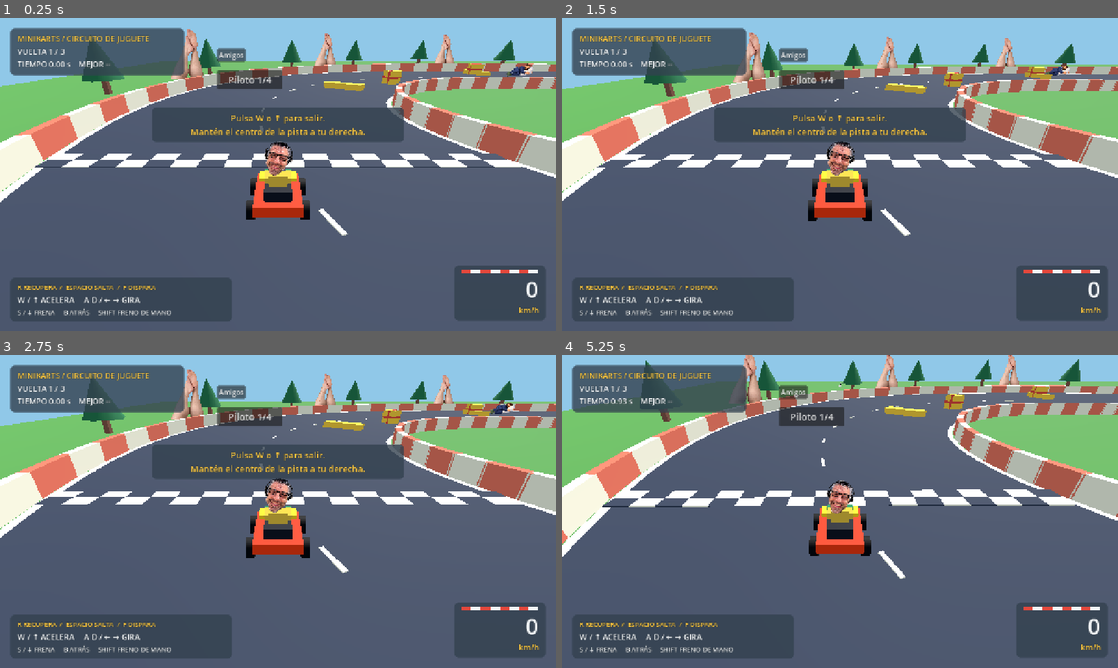
Above: before the commit, frames 1-4 (two rows, left to right).
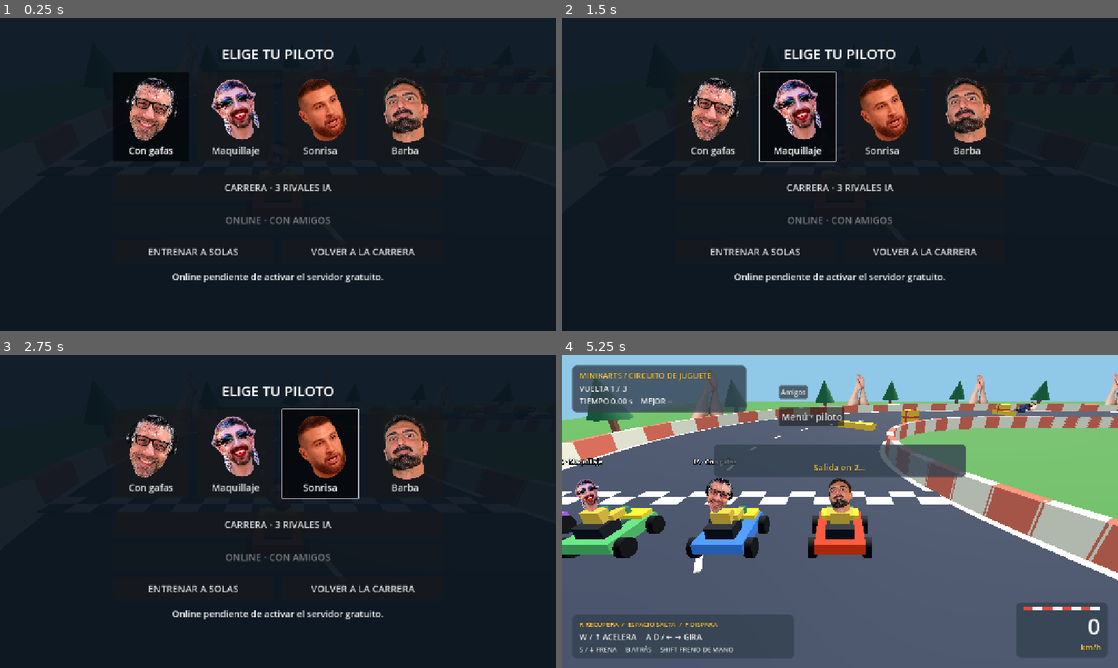
Above: after the commit, the same moments.

Repository: largomaniamlg-lab/minikarts
Game: Godot game, scene res://scenes/main.tscn
Two runs of this game, one before a commit and one after it. Both use one fixed random seed, a clock stepped at 60 frames per second and the inputs below.
Inputs (mouse positions are in pixels of both pictures, inside the frame that each line leads up to):
- Up to frame 1 (0.25 s): no input
- Up to frame 2 (1.5 s): click (712, 118) at 0.5 s, where only the run after the commit has a clickable "Con gafas"; click (795, 118) at 1.25 s, where only the run after the commit has a clickable "Maquillaje"
- Up to frame 3 (2.75 s): click (322, 455) at 2 s, where only the run after the commit has a clickable "Sonrisa"
- Up to frame 4 (5.25 s): click (967, 455) at 2.75 s, where only the run after the commit has a clickable "Barba"; click (840, 524) at 3.5 s, where only the run after the commit has a clickable "CARRERA · 3 RIVALES IA"; tap W (accelerate) at 4.25 s; move the mouse to (962, 495) at 4.27 s; hold D (steer_right) 4.28-5 s; hold F (shoot) 4.28-5 s; click (962, 495) at 4.42 s; tap Space (jump) at 4.52, 4.55, 4.82 s; drag from (728, 527) to (812, 574) at 5.02 s

The runs differ from the first frame. In frame 1, 99% of the frame differs, in the area x 0-100%, y 0-100%; in frame 2, 99%; in frame 3, 99%; in frame 4, 37%.

Commit message:
Añadir selector visual y carreras offline contra tres bots

Diff:
--- /dev/null
+++ b/godot/scripts/bot_driver.gd
@@ -0,0 +1,44 @@
+extends Node
+
+var kart: CharacterBody3D
+var track: Node3D
+var slot := 0
+var stuck_time := 0.0
+var recovery_count := 0
+var jump_cooldown := 0.0
+
+func _physics_process(delta: float) -> void:
+	if not is_instance_valid(kart) or not kart.enabled:
+		return
+	jump_cooldown = maxf(0.0, jump_cooldown - delta)
+	var angle := atan2(kart.position.z, kart.position.x)
+	var lane := float(slot) * 1.0
+	var target: Vector3 = track.track_point(angle + 0.25, 30.0 + lane, kart.position.y)
+	var desired := (target - kart.position).normalized()
+	var forward := -kart.global_basis.z
+	var error := atan2(forward.cross(desired).y, forward.dot(desired))
+	var limit := 12.0 + float(slot) * 0.6
+	var input := {"accelerate": 1.0 if kart.speed < limit else 0.0, "brake": 1.0 if kart.speed > limit + 0.5 else 0.0,
+		"steer_right": maxf(0.0, -error * 3.5), "steer_left": maxf(0.0, error * 3.5), "jump": 0.0, "shoot": 0.0}
+	input.steer_right = minf(input.steer_right, 1.0)
+	input.steer_left = minf(input.steer_left, 1.0)
+	var query := PhysicsRayQueryParameters3D.create(kart.global_position, kart.global_position + forward * 9.0)
+	query.exclude = [kart.get_rid()]
+	var collision := kart.get_world_3d().direct_space_state.intersect_ray(query)
+	if not collision.is_empty():
+		var body: Object = collision.collider
+		var distance: float = kart.global_position.distance_to(collision.position)
+		input.shoot = 1.0 if body.is_in_group("destructible") or body.has_method("receive_hit") else 0.0
+		if body.is_in_group("obstacles") and distance < 4.5 and jump_cooldown <= 0 and kart.is_on_floor():
+			input.jump = 1.0
+			jump_cooldown = 0.7
+	kart.controls = input
+	stuck_time = stuck_time + delta if absf(kart.speed) < 1.0 and kart.hit_time <= 0 else 0.0
+	if stuck_time > 3.0 or kart.position.y < -4.0:
+		var shield: float = kart.protection_time
+		var stun: float = kart.hit_time
+		kart.reset_to(kart.spawn_transform)
+		kart.protection_time = shield
+		kart.hit_time = stun
+		recovery_count += 1
+		stuck_time = 0.0
--- a/godot/scripts/game.gd
+++ b/godot/scripts/game.gd
@@ -13,6 +13,8 @@
 var initial_transform: Transform3D
 var hud: CanvasLayer
 var prev_z: float = -3.0
+var race_menu: CanvasLayer
+var offline_race: Node
 
 func _ready() -> void:
 	if Network.server_mode:
@@ -35,8 +37,47 @@
 	add_child(world)
 	hud = preload("res://scripts/hud.gd").new()
 	add_child(hud)
+	race_menu = preload("res://scripts/race_menu.gd").new()
+	race_menu.game = self
+	add_child(race_menu)
+	call_deferred("startup_menu")
+
+func startup_menu() -> void:
+	if get_tree().current_scene == self or OS.has_feature("web") or "--race-menu" in OS.get_cmdline_user_args():
+		race_menu.open()
+
+func start_offline() -> void:
+	if not is_instance_valid(offline_race):
+		offline_race = preload("res://scripts/offline_race.gd").new()
+		offline_race.game = self
+		add_child(offline_race)
+	else:
+		offline_race.reset()
+	race_menu.resume()
+
+func clear_offline() -> void:
+	if is_instance_valid(offline_race):
+		offline_race.dispose()
+		offline_race = null
+
+func start_solo() -> void:
+	clear_offline()
+	reset_race()
+	race_menu.resume()
+
+func prepare_online() -> void:
+	clear_offline()
+	reset_race()
+	race_menu.hide()
+	hud.show()
+	kart.enabled = false
+	kart.set_physics_process(true)
+	$Track/NeutralSleeper.set_physics_process(true)
 
 func reset_race() -> void:
+	if is_instance_valid(offline_race):
+		offline_race.reset()
+		return
 	for projectile in get_tree().get_nodes_in_group("projectiles"):
 		projectile.queue_free()
 	$Track.call("reset_obstacles")
@@ -63,6 +104,11 @@
 func _process(delta: float) -> void:
 	if Network.playing:
 		Network.update_game(self, delta)
+		return
+	if race_menu.visible:
+		return
+	if is_instance_valid(offline_race):
+		offline_race.update(delta)
 		return
 	if Input.is_action_just_pressed("restart_race"):
 		reset_race()
--- a/godot/scripts/network.gd
+++ b/godot/scripts/network.gd
@@ -426,22 +426,30 @@
 	toggle.pressed.connect(func():
 		menu.get_node("Panel").visible = not menu.get_node("Panel").visible
 		if not playing and is_instance_valid(get_tree().current_scene):
-			get_tree().current_scene.kart.enabled = not menu.get_node("Panel").visible
+			var game = get_tree().current_scene
+			if menu.get_node("Panel").visible and game.has_method("prepare_online"):
+				game.prepare_online()
+			else:
+				game.kart.enabled = not menu.get_node("Panel").visible
 	)
 	menu.add_child(toggle)
 	if "--solo-preview" in OS.get_cmdline_user_args():
 		toggle.hide()
 	driver_button = Button.new()
 	driver_button.position = Vector2(500, 120)
-	driver_button.text = "Piloto %d/4" % (selected_driver + 1)
+	driver_button.text = "Menú · piloto"
 	driver_button.custom_minimum_size = Vector2(150, 44)
 	driver_button.add_theme_font_size_override("font_size", 22)
 	driver_button.pressed.connect(func():
 		if playing:
 			return
+		if is_instance_valid(get_tree().current_scene) and get_tree().current_scene.get("race_menu") != null:
+			get_tree().current_scene.race_menu.open()
+			return
 		selected_driver = (selected_driver + 1) % 4
-		driver_button.text = "Piloto %d/4" % (selected_driver + 1)
-		get_tree().current_scene.kart.get_node("Driver").set_face(selected_driver)
+		driver_button.text = "Menú · piloto"
+		if is_instance_valid(get_tree().current_scene):
+			get_tree().current_scene.kart.get_node("Driver").set_face(selected_driver)
 	)
 	menu.add_child(driver_button)
 	var panel := PanelContainer.new()
@@ -523,8 +531,8 @@
 		info.text = "No se pudo conectar."
 		socket = null
 		return
-	info.text = "Conectando…"
-	var deadline := clock + 10.0
+	info.text = "Conectando… El servidor gratuito puede tardar en despertar."
+	var deadline := clock + 60.0
 	while socket != null and socket.get_ready_state() == WebSocketPeer.STATE_CONNECTING and clock < deadline:
 		await get_tree().process_frame
 	if socket != null and socket.get_ready_state() == WebSocketPeer.STATE_OPEN:
@@ -563,6 +571,7 @@
 	room_code = ""
 	player_id = 0
 	driver_button.disabled = false
+	menu.get_node("Panel").hide()
 	remote_karts.clear()
 	remote_shots.clear()
 	get_tree().reload_current_scene()
--- /dev/null
+++ b/godot/scripts/offline_race.gd
@@ -0,0 +1,169 @@
+extends Node
+
+const BotDriver = preload("res://scripts/bot_driver.gd")
+const NAMES := ["Con gafas", "Maquillaje", "Sonrisa", "Barba"]
+var game: Node3D
+var racers: Array = []
+var bots: Array = []
+var phase := "countdown"
+var timer := 3.0
+var elapsed := 0.0
+var first_finish := -1.0
+var results: Array = []
+var paused := false
+
+func _ready() -> void:
+	racers.append({"kart": game.kart, "name": "Tú", "lap": 0, "checkpoint": 0, "prev_z": -3.0, "finished": false})
+	for index in range(3):
+		var kart = preload("res://scenes/kart.tscn").instantiate()
+		kart.network_controlled = true
+		kart.kart_color = [Color("397cdc"), Color("51ba66"), Color("b464d5")][index]
+		game.add_child(kart)
+		kart._camera.queue_free()
+		var driver_id: int = (Network.selected_driver + index + 1) % 4
+		kart.get_node("Driver").set_face(driver_id)
+		var label := Label3D.new()
+		label.name = "BotName"
+		label.text = "IA · " + NAMES[driver_id]
+		label.position.y = 1.95
+		label.billboard = BaseMaterial3D.BILLBOARD_ENABLED
+		kart.add_child(label)
+		var bot := BotDriver.new()
+		bot.kart = kart
+		bot.track = game.get_node("Track")
+		bot.slot = index
+		add_child(bot)
+		bots.append(bot)
+		racers.append({"kart": kart, "name": label.text, "lap": 0, "checkpoint": 0, "prev_z": -3.0, "finished": false})
+	game.kart._camera.current = true
+	reset()
+
+func reset() -> void:
+	phase = "countdown"
+	timer = 3.0
+	elapsed = 0.0
+	first_finish = -1.0
+	paused = false
+	results.clear()
+	game.get_node("Track/NeutralSleeper").set_physics_process(true)
+	game.get_node("Track").reset_obstacles()
+	for child in game.get_children():
+		if child.is_in_group("projectiles"):
+			child.queue_free()
+	for index in range(racers.size()):
+		var racer: Dictionary = racers[index]
+		var spawn := Transform3D(Basis(Vector3.UP, PI), Vector3(25 + 3 * index, 0.7, -3))
+		racer.kart.reset_to(spawn)
+		racer.kart.spawn_transform = spawn
+		racer.kart.enabled = false
+		racer.kart.set_physics_process(true)
+		racer.kart.controls = {}
+		racer.lap = 0
+		racer.checkpoint = 0
+		racer.prev_z = -3.0
+		racer.finished = false
+		if index > 0:
+			var driver_id: int = (Network.selected_driver + index) % 4
+			racer.kart.get_node("Driver").set_face(driver_id)
+			racer.name = "IA · " + NAMES[driver_id]
+			racer.kart.get_node("BotName").text = racer.name
+	for bot in bots:
+		bot.stuck_time = 0.0
+		bot.jump_cooldown = 0.0
+	game.kart.get_node("Driver").set_face(Network.selected_driver)
+
+func pause_race(value: bool) -> void:
+	paused = value
+	for racer in racers:
+		racer.kart.enabled = not paused and phase == "racing" and not racer.finished
+		racer.kart.set_physics_process(not paused)
+	game.get_node("Track/NeutralSleeper").set_physics_process(not paused)
+
+func dispose() -> void:
+	for index in range(1, racers.size()):
+		racers[index].kart.queue_free()
+	game.kart.set_physics_process(true)
+	game.get_node("Track/NeutralSleeper").set_physics_process(true)
+	queue_free()
+
+func update(delta: float) -> void:
+	if paused:
+		return
+	if Input.is_action_just_pressed("restart_race"):
+		reset()
+	if Input.is_action_just_pressed("reset") and not racers[0].finished:
+		var shield: float = game.kart.protection_time
+		var stun: float = game.kart.hit_time
+		game.kart.reset_to(game.kart.spawn_transform)
+		game.kart.protection_time = shield
+		game.kart.hit_time = stun
+	if phase == "countdown":
+		timer -= delta
+		if timer <= 0:
+			phase = "racing"
+			for racer in racers:
+				racer.kart.enabled = true
+	elif phase == "racing":
+		elapsed += delta
+		var all_finished := true
+		for racer in racers:
+			if not racer.finished:
+				all_finished = false
+				advance_racer(racer)
+		if all_finished or elapsed >= 600.0 or (first_finish >= 0 and elapsed - first_finish >= 60.0):
+			phase = "results"
+			for racer in racers:
+				racer.kart.enabled = false
+				if not racer.finished:
+					results.append({"name": racer.name, "time": -1.0})
+			game.race_menu.show_results(results)
+	var player: Dictionary = racers[0]
+	game.hud.update_display(mini(player.lap + 1, 3), elapsed, INF, absf(game.kart.speed) * 3.6, player.finished, phase == "racing", false)
+	if phase == "countdown":
+		game.hud._message_panel.show()
+		game.hud.message.text = "Salida en %d…" % maxi(1, ceili(timer))
+	elif phase == "racing":
+		game.hud.stats.text += "\nPOSICIÓN %d / 4" % position_of_player()
+		if game.kart.hit_time > 0:
+			game.hud._message_panel.show()
+			game.hud.message.text = "¡Trompo! Protección temporal."
+	if Network.browser_test:
+		var summary := []
+		for racer in racers:
+			summary.append({"name": racer.name, "lap": racer.lap, "finished": racer.finished})
+		JavaScriptBridge.eval("window.minikartsOfflineTest=" + JSON.stringify({"phase": phase, "racers": summary, "elapsed": elapsed}) + ";")
+
+func advance_racer(racer: Dictionary) -> void:
+	var kart = racer.kart
+	if kart.position.y < -4:
+		kart.reset_to(kart.spawn_transform)
+	var crossed: bool = racer.prev_z < 0 and kart.position.z >= 0 and kart.position.x > 21 and kart.position.x < 39
+	var point: Vector3 = game.checkpoints[racer.checkpoint]
+	var flat := Vector3(kart.position.x, 0, kart.position.z)
+	if (flat.distance_to(point) < 11.0 if racer.checkpoint < 3 else crossed):
+		kart.spawn_transform = Transform3D(Basis.looking_at(Vector3(-point.z, 0, point.x).normalized()), point + Vector3.UP * 0.7)
+		racer.checkpoint += 1
+		if racer.checkpoint == 4:
+			racer.checkpoint = 0
+			racer.lap += 1
+			if racer.lap == 3:
+				racer.finished = true
+				kart.enabled = false
+				results.append({"name": racer.name, "time": elapsed})
+				if first_finish < 0:
+					first_finish = elapsed
+	racer.prev_z = kart.position.z
+
+func progress(racer: Dictionary) -> float:
+	var angle: float = fposmod(atan2(racer.kart.position.z, racer.kart.position.x), TAU)
+	# Before the start line, a kart is behind racers that have begun the lap.
+	if racer.checkpoint == 0 and racer.kart.position.z < 0 and racer.kart.position.x > 0:
+		angle -= TAU
+	return float(racer.lap) * TAU + angle
+
+func position_of_player() -> int:
+	var position := 1
+	for index in range(1, racers.size()):
+		if progress(racers[index]) > progress(racers[0]):
+			position += 1
+	return position
--- a/godot/scripts/projectile.gd
+++ b/godot/scripts/projectile.gd
@@ -3,27 +3,18 @@
 var direction: Vector3 = Vector3.FORWARD
 var shooter: RID
 var life: float = 2.0
+const DISPLAY_HEIGHT := 1.5
 
 func _ready() -> void:
 	add_to_group("projectiles")
 	var photo := Sprite3D.new()
+	photo.name = "PhotoProjectile"
 	photo.texture = preload("res://assets/memes/projectile.png")
-	photo.pixel_size = 0.8 / float(photo.texture.get_height())
+	photo.pixel_size = DISPLAY_HEIGHT / float(photo.texture.get_height())
 	photo.billboard = BaseMaterial3D.BILLBOARD_ENABLED
 	photo.shaded = false
-	photo.position.y = 0.2
+	photo.position.y = 0.55
 	add_child(photo)
-	var visual := MeshInstance3D.new()
-	var sphere := SphereMesh.new()
-	sphere.radius = 0.2
-	sphere.height = 0.4
-	visual.mesh = sphere
-	visual.visible = false
-	var material := StandardMaterial3D.new()
-	material.albedo_color = Color("ffd447")
-	material.shading_mode = BaseMaterial3D.SHADING_MODE_UNSHADED
-	visual.material_override = material
-	add_child(visual)
 
 func _physics_process(delta: float) -> void:
 	var next: Vector3 = global_position + direction * 55.0 * delta
--- /dev/null
+++ b/godot/scripts/race_menu.gd
@@ -0,0 +1,115 @@
+extends CanvasLayer
+
+const Driver = preload("res://scripts/driver.gd")
+const NAMES := ["Con gafas", "Maquillaje", "Sonrisa", "Barba"]
+var game: Node3D
+var root: Control
+var title: Label
+var status: Label
+var cards: Array[Button] = []
+var online: Button
+var result_text: Label
+
+func _ready() -> void:
+	layer = 20
+	root = Control.new()
+	root.set_anchors_and_offsets_preset(Control.PRESET_FULL_RECT)
+	add_child(root)
+	var shade := ColorRect.new()
+	shade.color = Color(0.04, 0.08, 0.12, 0.94)
+	shade.set_anchors_and_offsets_preset(Control.PRESET_FULL_RECT)
+	root.add_child(shade)
+	title = label("ELIGE TU PILOTO", Vector2(260, 60), Vector2(760, 50), 32)
+	for index in range(4):
+		var card := button(NAMES[index], Vector2(260 + index * 195, 125), Vector2(175, 205))
+		card.toggle_mode = true
+		card.alignment = HORIZONTAL_ALIGNMENT_CENTER
+		card.add_theme_constant_override("outline_size", 0)
+		var portrait := TextureRect.new()
+		portrait.expand_mode = TextureRect.EXPAND_IGNORE_SIZE
+		portrait.texture = Driver.FACES[index]
+		portrait.position = Vector2(12, 10)
+		portrait.size = Vector2(151, 151)
+		portrait.stretch_mode = TextureRect.STRETCH_KEEP_ASPECT_CENTERED
+		portrait.mouse_filter = Control.MOUSE_FILTER_IGNORE
+		card.text = "\n\n\n\n\n" + NAMES[index]
+		card.add_child(portrait)
+		portrait.size = Vector2(151, 151)
+		card.pressed.connect(select.bind(index))
+		cards.append(card)
+	button("CARRERA · 3 RIVALES IA", Vector2(260, 360), Vector2(760, 60)).pressed.connect(game.start_offline)
+	online = button("ONLINE · CON AMIGOS", Vector2(260, 435), Vector2(760, 60))
+	online.pressed.connect(func():
+		game.prepare_online()
+		Network.menu.get_node("Panel").show()
+	)
+	button("ENTRENAR A SOLAS", Vector2(260, 510), Vector2(370, 55)).pressed.connect(game.start_solo)
+	button("VOLVER A LA CARRERA", Vector2(650, 510), Vector2(370, 55)).pressed.connect(resume)
+	status = label("", Vector2(260, 580), Vector2(760, 65), 21)
+	result_text = label("", Vector2(260, 110), Vector2(760, 240), 26)
+	result_text.hide()
+	select(Network.selected_driver)
+	hide()
+
+func button(text: String, position: Vector2, size: Vector2) -> Button:
+	var node := Button.new()
+	node.text = text
+	node.position = position
+	node.size = size
+	node.add_theme_font_size_override("font_size", 22)
+	root.add_child(node)
+	return node
+
+func label(text: String, position: Vector2, size: Vector2, font: int) -> Label:
+	var node := Label.new()
+	node.text = text
+	node.position = position
+	node.size = size
+	node.horizontal_alignment = HORIZONTAL_ALIGNMENT_CENTER
+	node.add_theme_font_size_override("font_size", font)
+	root.add_child(node)
+	return node
+
+func select(index: int) -> void:
+	Network.selected_driver = index
+	game.kart.get_node("Driver").set_face(index)
+	for i in range(cards.size()):
+		cards[i].set_pressed_no_signal(i == index)
+
+func open() -> void:
+	if Network.playing:
+		return
+	show()
+	game.hud.hide()
+	game.kart.enabled = false
+	game.kart.set_physics_process(false)
+	game.get_node("Track/NeutralSleeper").set_physics_process(false)
+	if is_instance_valid(game.offline_race):
+		game.offline_race.pause_race(true)
+	title.text = "ELIGE TU PILOTO"
+	result_text.hide()
+	for card in cards:
+		card.show()
+	online.disabled = Network.address.text.is_empty()
+	status.text = "Online pendiente de activar el servidor gratuito." if online.disabled else "Crea una sala y comparte su código con tus amigos."
+
+func resume() -> void:
+	hide()
+	game.hud.show()
+	game.kart.set_physics_process(true)
+	game.get_node("Track/NeutralSleeper").set_physics_process(true)
+	if is_instance_valid(game.offline_race):
+		game.offline_race.pause_race(false)
+	else:
+		game.kart.enabled = not game.finished
+
+func show_results(results: Array) -> void:
+	open()
+	title.text = "RESULTADOS · TRES VUELTAS"
+	for card in cards:
+		card.hide()
+	result_text.text = ""
+	for index in range(results.size()):
+		var racer: Dictionary = results[index]
+		result_text.text += "%d. %s — %s\n" % [index + 1, racer.name, "%.2f s" % racer.time if racer.time >= 0 else "Sin terminar"]
+	result_text.show()
--- /dev/null
+++ b/godot/tests/offline_race_test.gd
@@ -0,0 +1,55 @@
+extends SceneTree
+var failures := 0
+var checks := 0
+func _initialize() -> void:
+	call_deferred("run")
+func check(value: bool, text: String) -> void:
+	checks += 1
+	if not value:
+		failures += 1
+		push_error(text)
+func run() -> void:
+	var game = load("res://scenes/main.tscn").instantiate()
+	root.add_child(game)
+	await physics_frame
+	game.race_menu.open()
+	game.race_menu.select(3)
+	check(game.kart.get_node("Driver").face_id == 3, "Visual character selection applies chosen face")
+	check(not game.kart.is_physics_processing(), "Menu pauses kart")
+	game.start_offline()
+	var race = game.offline_race
+	check(race.racers.size() == 4 and race.bots.size() == 3, "Offline mode creates exactly three rivals")
+	game.kart.network_controlled = true
+	var autopilot = load("res://scripts/bot_driver.gd").new()
+	autopilot.kart = game.kart
+	autopilot.track = game.get_node("Track")
+	autopilot.slot = 3
+	game.add_child(autopilot)
+	var frames := 0
+	while race.phase != "results" and frames < 24000:
+		await physics_frame
+		frames += 1
+		if frames % 3600 == 0:
+			var progress := []
+			for racer in race.racers:
+				progress.append([racer.lap, racer.checkpoint, racer.kart.position, racer.kart.speed])
+			print("Offline progress: ", progress)
+	check(race.phase == "results", "Race reaches results")
+	for racer in race.racers:
+		check(racer.finished and racer.lap == 3, "Physical racer completes three ordered laps: " + racer.name)
+	print("Offline race elapsed: ", race.elapsed, " results: ", race.results)
+	game.race_menu.select(1)
+	game.start_offline()
+	check(race.racers.all(func(r): return r.lap == 0 and not r.finished), "Rematch resets every racer progress")
+	check(race.racers[1].kart.get_node("Driver").face_id == 2, "Rematch updates rival faces after new player selection")
+	check(race.phase == "countdown" and race.results.is_empty(), "Rematch resets clock and results")
+	check(game.get_node("Track").get_children().filter(func(n): return n.is_in_group("obstacles")).size() == 14, "Rematch restores obstacles")
+	game.start_solo()
+	await physics_frame
+	await physics_frame
+	check(not is_instance_valid(game.offline_race), "Training removes offline race")
+	check(game.get_children().filter(func(n): return n is CharacterBody3D).size() == 1, "Training removes all rival karts")
+	print("Offline: ", checks, " checks, ", failures, " failures")
+	game.queue_free()
+	await process_frame
+	quit(1 if failures else 0)
Not shown, added: godot/scripts/bot_driver.gd.uid
Not shown, added: godot/scripts/offline_race.gd.uid
Not shown, added: godot/scripts/race_menu.gd.uid
Not shown, added: godot/tests/offline_race_test.gd.uid
Not shown, changed: BACKLOG.md
Not shown, changed: MASTER_CONTEXT.md
Not shown, changed: MULTIPLAYER.md
Not shown, changed: ROADMAP.md
Not shown, changed: scripts/test.sh
